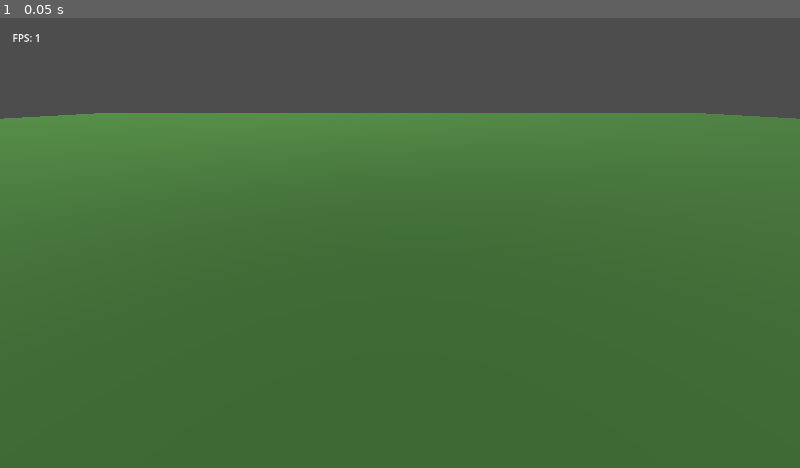
Above: before the commit, frame 1.
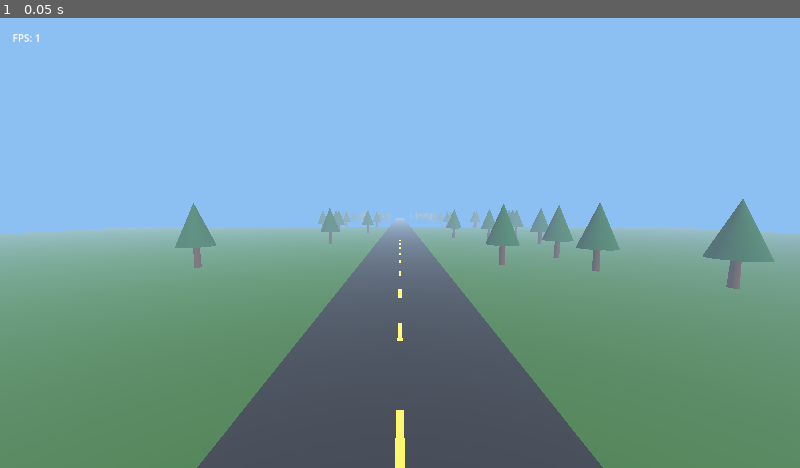
Above: after the commit, the same moment.

Repository: Amaan11120/open-road-game
Game: Godot game, scene res://scenes/main.tscn
The game is run twice, just before and just after one commit, with the same random seed, the same clock (stepped at 60 frames per second) and the same inputs.
Inputs:
- Up to frame 1 (0.05 s): no input

The runs differ from the first frame. In frame 1, 100% of the frame differs, in the area x 0-100%, y 0-100%.

Commit message:
Stage 4: sky, fog, road, trees

Diff:
--- a/scripts/main.gd
+++ b/scripts/main.gd
@@ -1,14 +1,93 @@
 extends Node3D
 
-# Shows the frame rate so we can check performance on the phone.
+# Main world script. Builds the sky, fog, road and trees in code.
+
 @onready var fps_label: Label = $FpsLabel
 
 
 func _ready() -> void:
-    # Tilt the sun and point the camera at the center of the world.
     $Sun.rotation_degrees = Vector3(-50.0, 30.0, 0.0)
-    $Camera.look_at(Vector3.ZERO)
+    $Camera.look_at(Vector3(0.0, 1.0, -30.0))
+    _setup_environment()
+    _build_road()
+    _build_trees()
 
 
 func _process(_delta: float) -> void:
     fps_label.text = "FPS: %d" % Engine.get_frames_per_second()
+
+
+# Sky color and fog so the horizon fades out instead of cutting off.
+func _setup_environment() -> void:
+    var env := Environment.new()
+    env.background_mode = Environment.BG_COLOR
+    env.background_color = Color(0.55, 0.75, 0.95)
+    env.ambient_light_source = Environment.AMBIENT_SOURCE_COLOR
+    env.ambient_light_color = Color(0.8, 0.85, 0.95)
+    env.ambient_light_energy = 0.6
+    env.fog_enabled = true
+    env.fog_light_color = Color(0.7, 0.82, 0.95)
+    env.fog_density = 0.008
+    var world_env := WorldEnvironment.new()
+    world_env.environment = env
+    add_child(world_env)
+
+
+# One long gray road with a dashed center line.
+func _build_road() -> void:
+    var road_mat := StandardMaterial3D.new()
+    road_mat.albedo_color = Color(0.18, 0.18, 0.2)
+    var road := MeshInstance3D.new()
+    var road_mesh := PlaneMesh.new()
+    road_mesh.size = Vector2(8.0, 400.0)
+    road.mesh = road_mesh
+    road.material_override = road_mat
+    road.position = Vector3(0.0, 0.02, -150.0)
+    add_child(road)
+
+    var line_mat := StandardMaterial3D.new()
+    line_mat.albedo_color = Color(0.95, 0.9, 0.3)
+    var line_mesh := PlaneMesh.new()
+    line_mesh.size = Vector2(0.2, 2.0)
+    for i in range(60):
+        var dash := MeshInstance3D.new()
+        dash.mesh = line_mesh
+        dash.material_override = line_mat
+        dash.position = Vector3(0.0, 0.04, 40.0 - i * 6.0)
+        add_child(dash)
+
+
+# Simple trees (brown trunk + green cone) placed on both sides of the road.
+func _build_trees() -> void:
+    var trunk_mat := StandardMaterial3D.new()
+    trunk_mat.albedo_color = Color(0.4, 0.25, 0.12)
+    var leaf_mat := StandardMaterial3D.new()
+    leaf_mat.albedo_color = Color(0.12, 0.4, 0.15)
+
+    var trunk_mesh := CylinderMesh.new()
+    trunk_mesh.top_radius = 0.25
+    trunk_mesh.bottom_radius = 0.3
+    trunk_mesh.height = 2.0
+    var leaf_mesh := CylinderMesh.new()
+    leaf_mesh.top_radius = 0.0
+    leaf_mesh.bottom_radius = 1.6
+    leaf_mesh.height = 4.0
+
+    var rng := RandomNumberGenerator.new()
+    rng.seed = 12345
+    for i in range(80):
+        var side := -1.0 if i % 2 == 0 else 1.0
+        var x := side * rng.randf_range(7.0, 30.0)
+        var z := 40.0 - rng.randf_range(0.0, 300.0)
+
+        var trunk := MeshInstance3D.new()
+        trunk.mesh = trunk_mesh
+        trunk.material_override = trunk_mat
+        trunk.position = Vector3(x, 1.0, z)
+        add_child(trunk)
+
+        var leaves := MeshInstance3D.new()
+        leaves.mesh = leaf_mesh
+        leaves.material_override = leaf_mat
+        leaves.position = Vector3(x, 4.0, z)
+        add_child(leaves)
